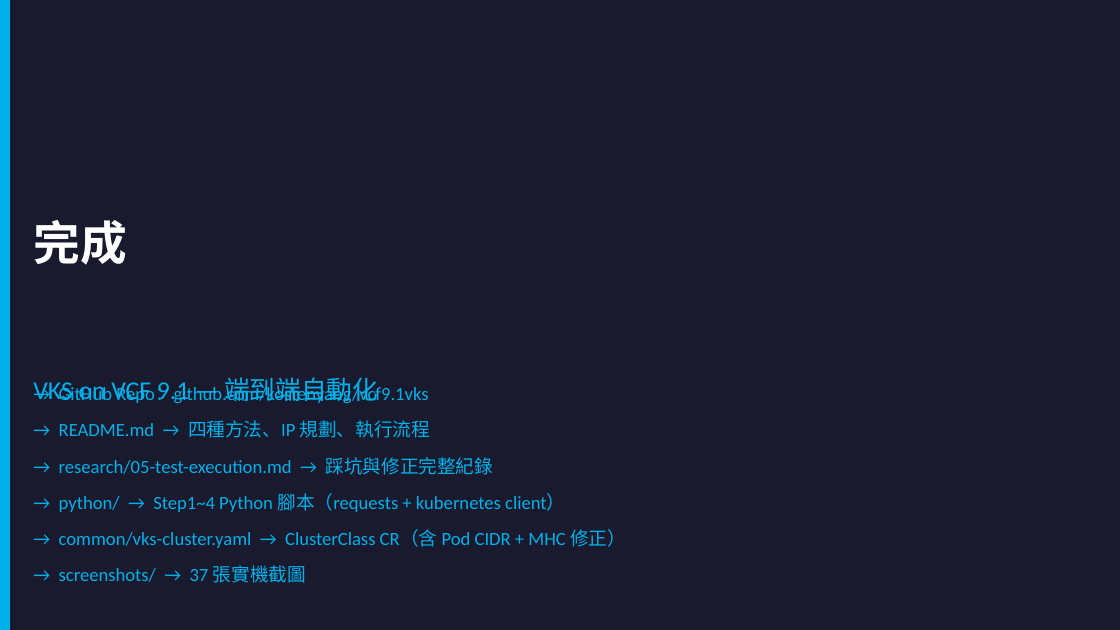
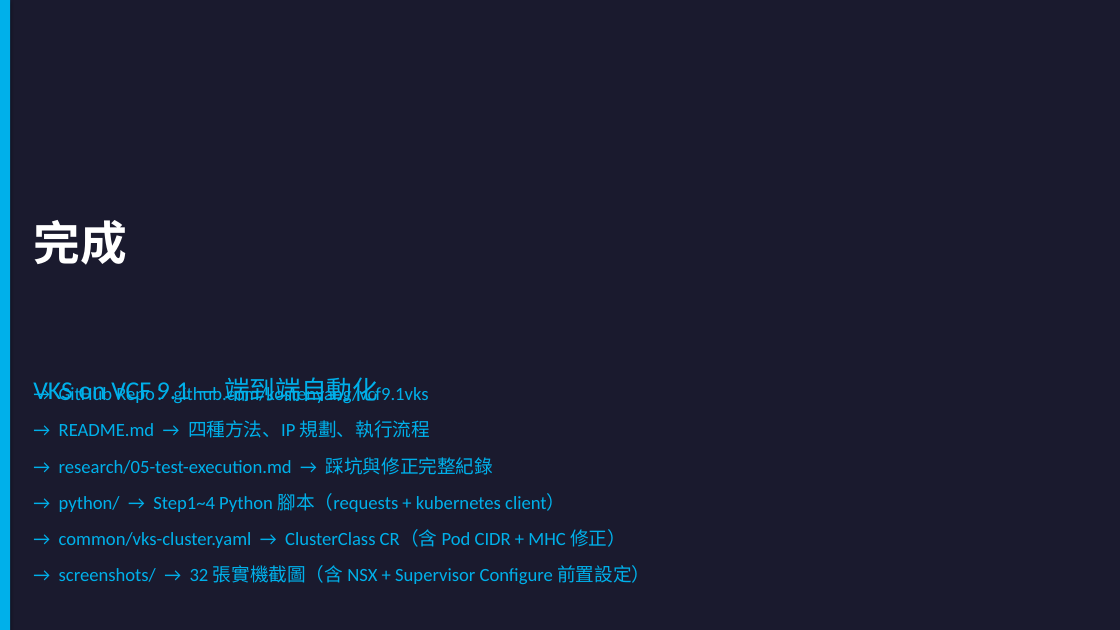
Before and after one commit to kostenyang/vcf9.1vks, a slide deck: slide 21 of VKS-on-VCF91.pptx (slide 16 before the commit). Drawn at 1120x630 pixels with LibreOffice and Linux fonts; fonts in the diff are those of the drawing. Boxes give left, top, right and bottom in pixels: in the first picture for what was removed or moved away, otherwise in the second. Text is boxed around its words. In the diff, an @@ line names an element or a change of style, - is before the commit and + after.

```diff
--- a/VKS-on-VCF91.pptx
+++ b/VKS-on-VCF91.pptx
@@ text at bbox=[59, 565, 650, 584]: text changed @@
-→ screenshots/ → 37 張實機截圖
+→ screenshots/ → 32 張實機截圖（含 NSX + Supervisor Configure 前置設定）
```
Also in this commit, not shown: 5 slides added, 25 other files.
